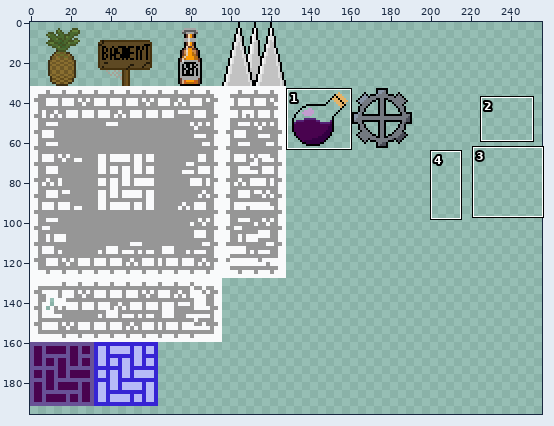
Two versions of one sprite sheet, assets/Tiles.png. The first picture is a wide view before the edit; the outline marks the close-up.
Close-up. Earlier state:
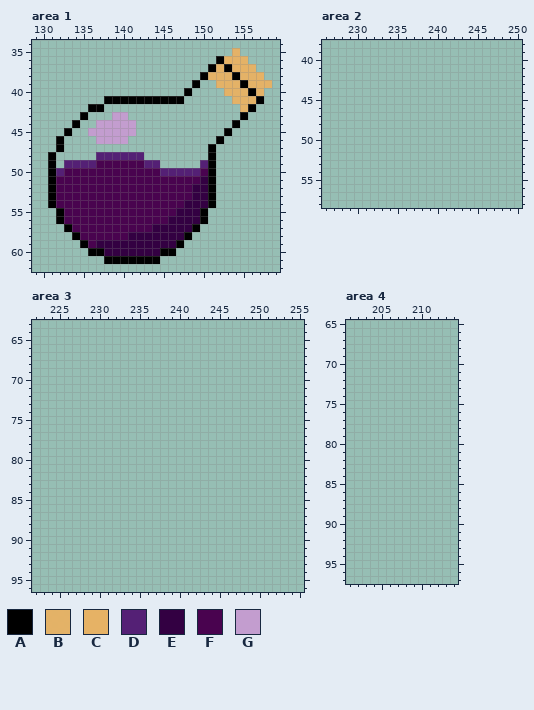
The file is 256x256 pixels. Colours within 5 levels of each other are drawn and written as one. Shown: area 1: x 129..159, y 34..62; area 2: x 226..250, y 38..58; area 3: x 222..255, y 63..96; area 4: x 201..214, y 65..97. The wide view leaves out empty margins. The commit also changed other parts of the picture, which this record leaves out.
Palette (. is transparent): A #000000  B #e6b265f8  C #e6b265  D #542075  E #330042  F #49034f  G #c39dcf
Pixels before, area 1, first column x 131:
35 .......................B....
36 .....................ACBB...
37 ....................ABACCB..
38 ...................ABBBABBC.
39 ..................A..BBBABBB
40 .................A....BBBAB.
41 .......AAAAAAAAAA......BBBA.
42 .....AA.................BA..
43 ....A...GG..............A...
44 ...A..GGGGG............A....
45 ..A..GGGGGG...........A.....
46 .A....GGGG...........A......
47 .A..................A.......
48 A.....DDDDDD........A.......
49 A.DDDDFFFFFFDD.....DA.......
50 ADFFFFFFFFFFFFDDDDDFA.......
51 AFFFFFFFFFFFFFFFFFFEA.......
52 AFFFFFFFFFFFFFFFFFEEA.......
53 AFFFFFFFFFFFFFFFFFEEA.......
54 AFFFFFFFFFFFFFFFFEEEA.......
55 .AFFFFFFFFFFFFFFEEEA........
56 .AFFFFFFFFFFFFFEEEEA........
57 ..AFFFFFFFFFFEEEEEA.........
58 ...AFFFFFFEEEEEEEA..........
59 ....AFEEEEEEEEEEA...........
60 .....AAEEEEEEEAA............
61 .......AAAAAAA..............
Now the later version:
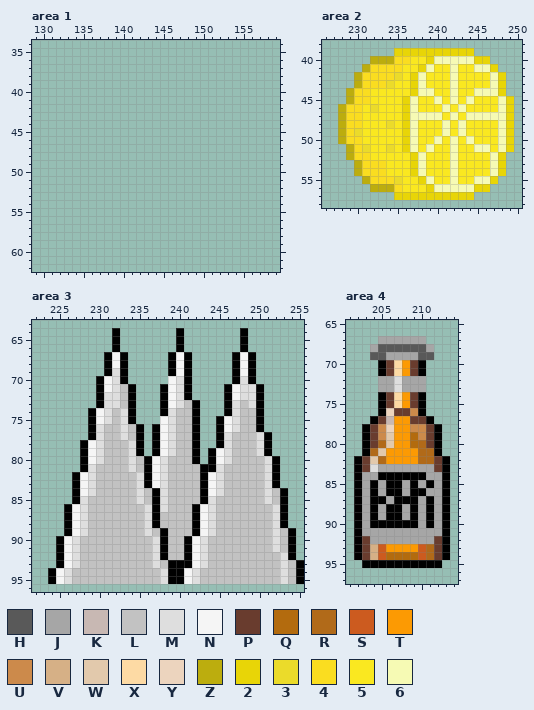
Colours new in this view: H #595959  J #a6a6a6  K #c8b8b3  L #c2c2c2  M #dedede  N #f5f5f5  P #693c2e  Q #b36b0e  R #b16a19  S #cc5b1f  T #fc9a03  U #cc8a4b  V #d6b086  W #e2c9ac  X #fddaa4  Y #ecd4be  Z #bcad0e  2 #e8d507  3 #ebdb2a  4 #fadd20  5 #fae820  6 #f6fab4
Diff:
Changed rows in their new state; - is an unchanged pixel.
Area 1:
first column x 131:
35 -----------------------.----
36 ---------------------....---
37 --------------------......--
38 -------------------........-
39 ------------------.--.......
40 -----------------.----.....-
41 -------..........------....-
42 -----..-----------------..--
43 ----.---..--------------.---
44 ---.--.....------------.----
45 --.--......-----------.-----
46 -.----....-----------.------
47 -.------------------.-------
48 .-----......--------.-------
49 .-............-----..-------
50 .....................-------
51 .....................-------
52 .....................-------
53 .....................-------
54 .....................-------
55 -...................--------
56 -...................--------
57 --.................---------
58 ---...............----------
59 ----.............-----------
60 -----...........------------
61 -------.......--------------
Area 2:
first column x 228:
39 -------2222222222-----
40 ----ZZZ445526666622---
41 ---Z4444552655655662--
42 --Z444435265556555562-
43 --Z444355265556555562-
44 -Z4455555266556556662-
45 -Z44555526556565655562
46 Z445355526555656555562
47 Z445555526666565666662
48 Z445553526555656555562
49 Z435555526555656555562
50 Z445555526556565655562
51 -Z43553526565565566562
52 -Z4455555265556555562-
53 --Z444555265556555562-
54 --Z444555265556555562-
55 ---Z4443552655655662--
56 ----ZZZ455526666622---
57 -------2222222222-----
Area 3:
first column x 224:
64 --------A-------A-------A-------
65 --------A-------A-------A-------
66 --------A-------A-------A-------
67 -------ANA-----ANA-----ANA------
68 -------ANA-----ANA-----ANA------
69 -------AMA-----ANA-----ANA------
70 ------ANMA-----NMA-----AMA------
71 ------ANMLA---ANMA----ANMMA-----
72 ------AMMLA---ANMA----ANMMA-----
73 ------AMMLA---ANMLA---AMLMA-----
74 -----ANMLMA---AMLLA---AMLLA-----
75 -----ANMLMA---NMLLA--ANMLLA-----
76 -----AMLLMLA-ANMLLA--ANMLLA-----
77 -----AMLLMLA-ANMLLA--AMLLLMA----
78 ----ANMLLLMA-ANMLLA--AMLLLMA----
79 ----ANMLLLMA-ANMLLA-ANMLLLMA----
80 ----ANMLLLMLANMLLLA-ANMLLLLMA---
81 ----AMLLLLMLANMLLLLAAMLLLLLMA---
82 ---ANMLLLLLMANMLLLLANMLLLLLMA---
83 ---ANMLLLLLMANMLLLLANMLLLLLMA---
84 ---ANMLLLLLMLAMLLLLANMLLLLLMLA--
85 ---AMLLLLLLMLAMLLLLAMLLLLLLMLA--
86 --ANMLLLLLLLMAMLLLANMLLLLLLLMA--
87 --ANMLLLLLLLMALLLLANMLLLLLLLMA--
88 --ANMLLLLLLLMALLLLANMLLLLLLLMA--
89 --ANMLLLLLLLMLALLLANMLLLLLLLMLA-
90 -ANMLLLLLLLLLMALLANMLLLLLLLLMLA-
91 -ANMLLLLLLLLLMALLANMLLLLLLLLMLA-
92 -ANMLLLLLLLLLMALLANMLLLLLLLLLMA-
93 -ANMLLLLLLLLLMLAAANMLLLLLLLLLMLA
94 ANMLLLLLLLLLLLMAANMLLLLLLLLLLMLA
95 ANMLLLLLLLLLLLMAANMLLLLLLLLLLMLA
Area 4:
first column x 202:
67 ---JJJJJJ---
68 --JHHHHHHJ--
69 --HHJJJJHH--
70 ---APXTPA---
71 ---APXTPA---
72 ---JJMJJJ---
73 ---JJMJJJ---
74 ---APXTPA---
75 ---APXTPA---
76 ---AYPPUA---
77 --APKTTPPA--
78 -APUYTTUUPA-
79 -APUWTTQUPA-
80 -APRWTTQRPA-
81 -ARWTTTTRRA-
82 APWRTTTTRRPA
83 APMJJJJJJJPA
84 AJJAAAAAAJJA
85 AJAJAAJAJAJA
86 AJAJAAJAAJJA
87 AJAAJAAAJAJA
88 AJAJAAJAJAJA
89 AJAJAAJAJAJA
90 AJAAAAAAJAJA
91 AJJJJJJJJJJA
92 APJJJJJJJJPA
93 APVSTTTTSRPA
94 APVSQQQQSRPA
95 -AAAAAAAAAA-
Boxes around the changes in both close-ups, in picture pixels (x1, y1, x2, y2):
erased: (48, 48, 272, 264)
added: (338, 48, 514, 200)
added: (48, 328, 304, 584)
added: (354, 336, 450, 568)
